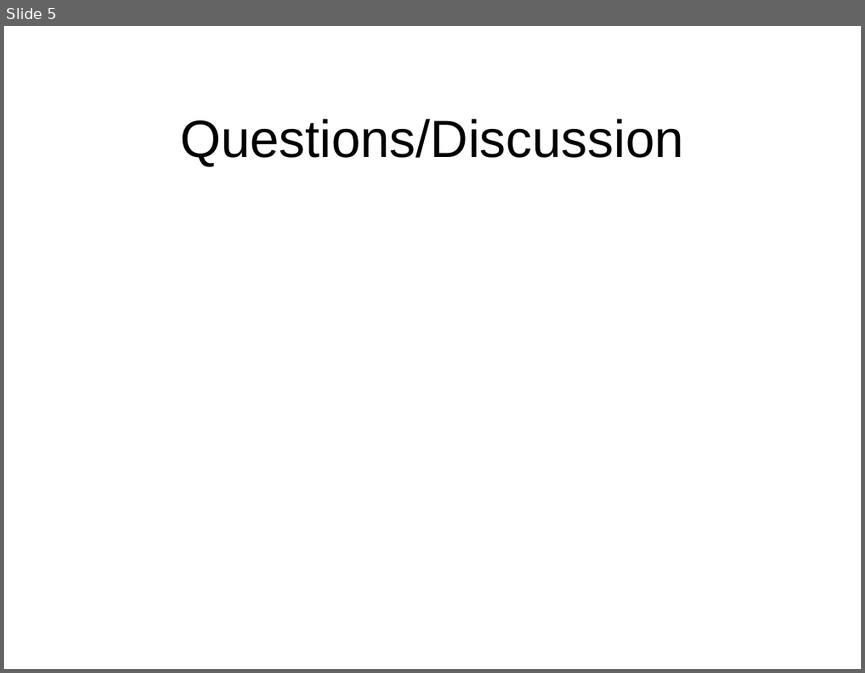
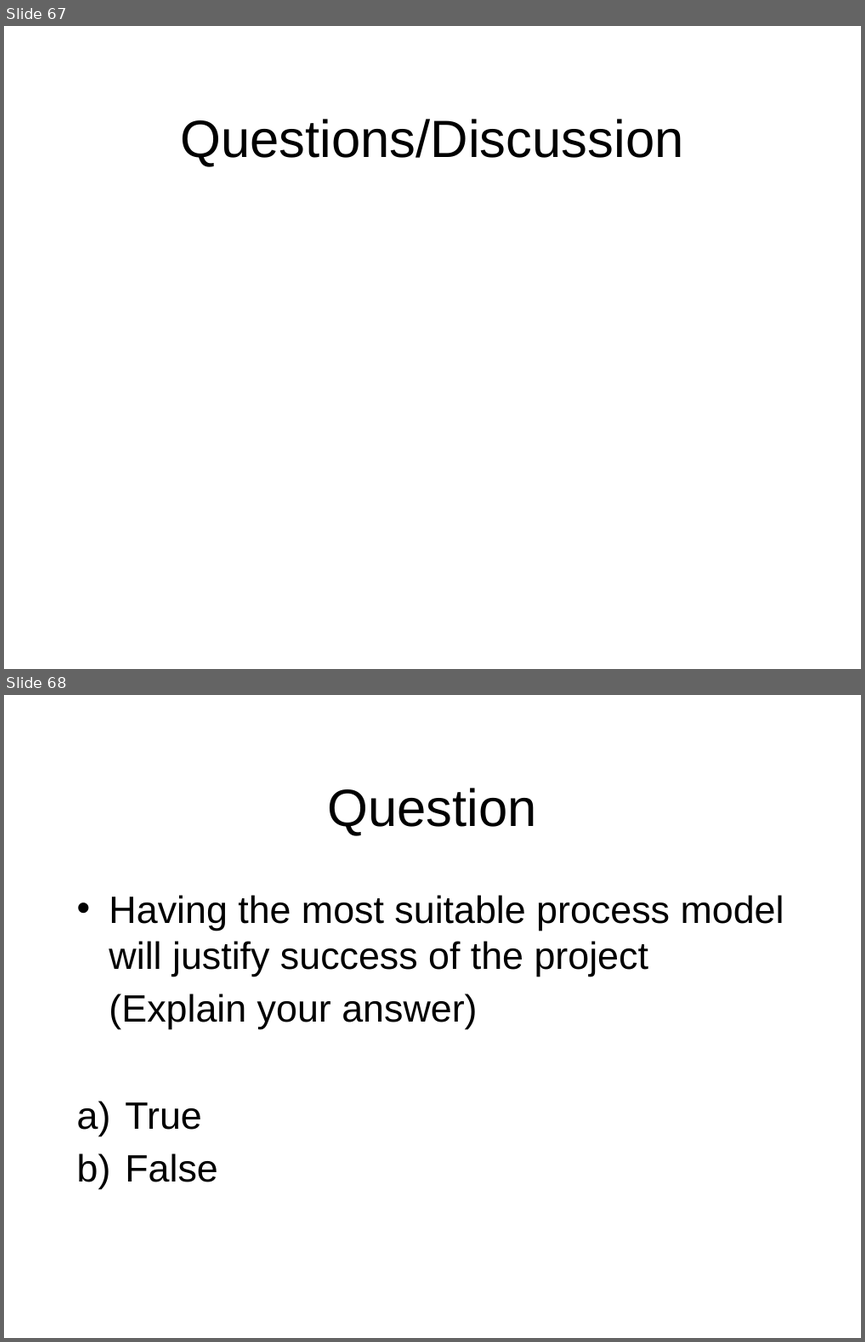
Before and after one commit to octaviordz/zjnu2017.github.io, a slide deck: OOAD/lectures/080--Processes.pptx. Shown one above the other, each under a label of ours: slide 5 before the commit, slides 67 and 68 after it. The pictures are 865x673 and 865x1342 pixels, drawn with LibreOffice and Linux fonts; fonts in the diff are those of the drawing. Boxes give left, top, right and bottom in pixels: in the first picture for what was removed or moved away, otherwise in the second. Text is boxed around its words. In the diff, an @@ line names an element or a change of style, - is before the commit and + after.

```diff
--- a/OOAD/lectures/080--Processes.pptx
+++ b/OOAD/lectures/080--Processes.pptx
@@ slide 68 added at box(4, 695, 861, 1338), background #FFFFFF @@
@@ title added at box(328, 788, 537, 836), 44 pt, text #000000 @@
+Question
@@ text added at box(109, 895, 784, 1182), 32 pt, text #000000 @@
+• Having the most suitable process model will justify success of the project
+(Explain your answer)
+a) True
+b) False
@@ what was slide 5 is now slide 67 @@
```
Also in this commit, not shown: 3 slides changed, 63 other slides added, 6 other files.
